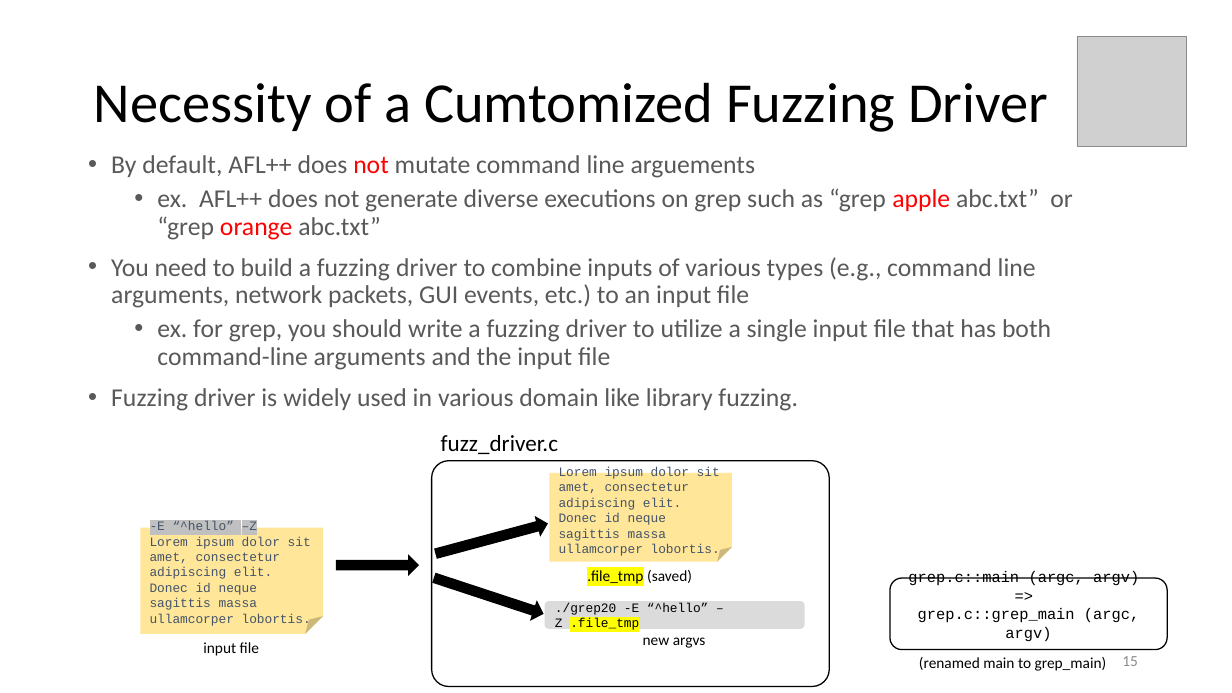
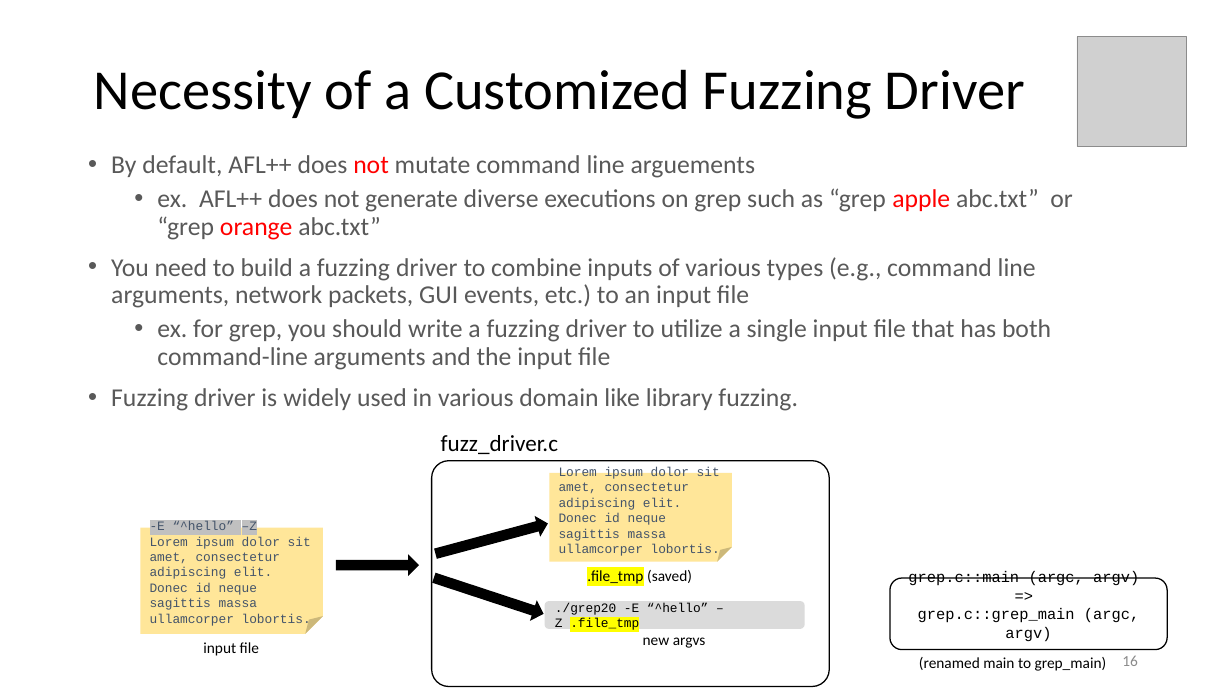
Before and after one commit to swtv-kaist/cs458-spring23, a slide deck: slide 16 of 3-fuzz-concolic/lec42-fuzzing_with_afl++-v3.pptx (slide 15 before the commit). Drawn at 1232x693 pixels with LibreOffice and Linux fonts; fonts in the diff are those of the drawing; grey boxes stand for pictures. Boxes give left, top, right and bottom in pixels: in the first picture for what was removed or moved away, otherwise in the second. Text is boxed around its words. In the diff, an @@ line names an element or a change of style, - is before the commit and + after.

```diff
--- a/3-fuzz-concolic/lec42-fuzzing_with_afl++-v3.pptx
+++ b/3-fuzz-concolic/lec42-fuzzing_with_afl++-v3.pptx
@@ title at [94,69,1025,119]: text changed @@
-Necessity of a Cumtomized Fuzzing Driver
+Necessity of a Customized Fuzzing Driver
@@ page number at [1122,655,1138,666]: text changed @@
-15
+16
```
Also in this commit, not shown: 6 other slides changed, 1 slide added, 4 other files.
